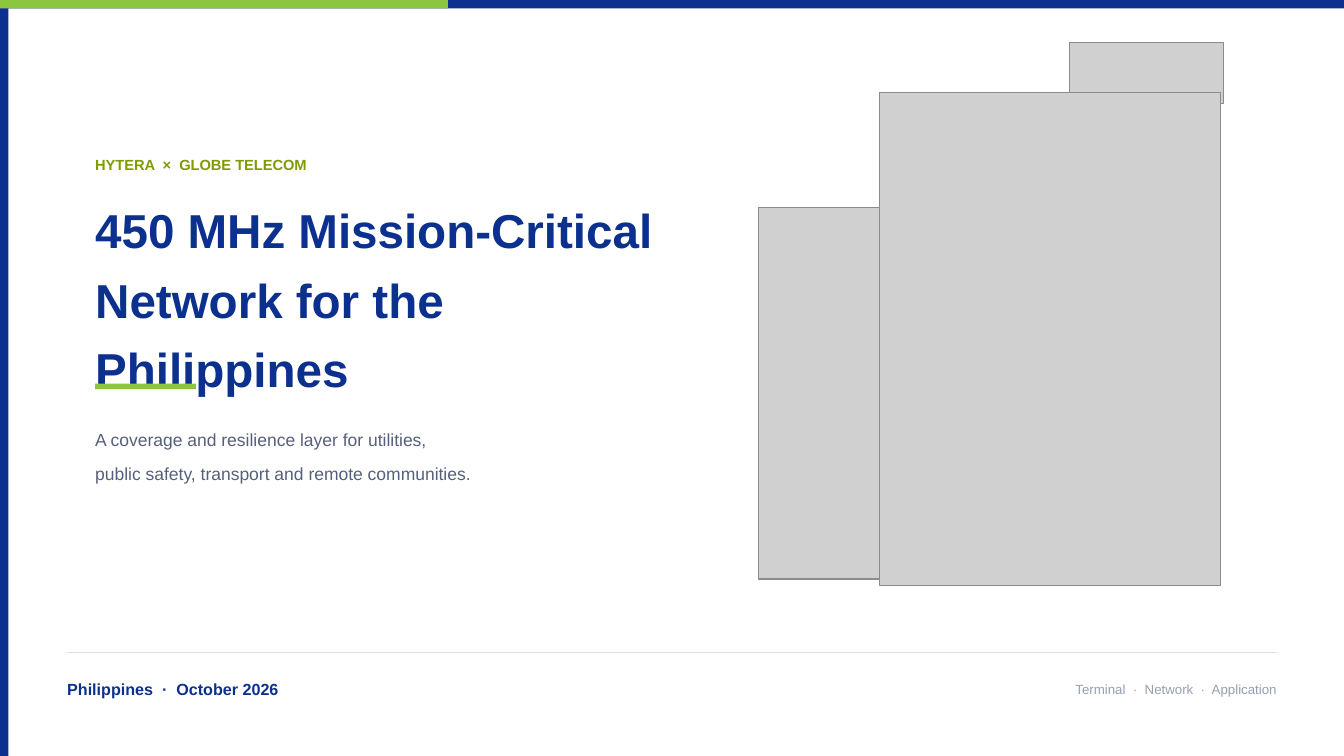
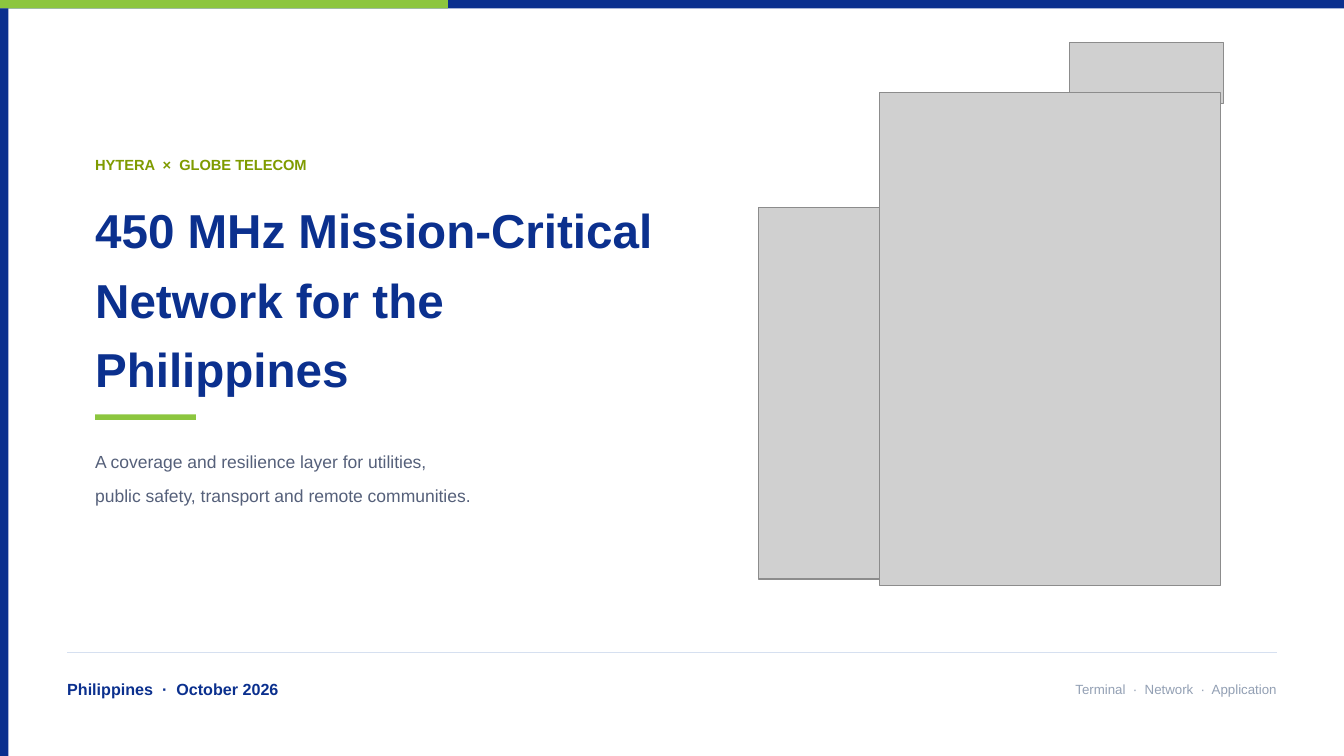
Before and after one commit to mearneste4-max/Philippines-450M, a slide deck: slide 1 of 01_交付物/菲律宾450M方案_v7.pptx. Drawn at 1344x756 pixels with LibreOffice and Linux fonts; fonts in the diff are those of the drawing; grey boxes stand for pictures. Boxes give left, top, right and bottom in pixels: in the first picture for what was removed or moved away, otherwise in the second. Text is boxed around its words. In the diff, an @@ line names an element or a change of style, - is before the commit and + after.

```diff
--- a/01_交付物/菲律宾450M方案_v7.pptx
+++ b/01_交付物/菲律宾450M方案_v7.pptx
@@ rectangle: place and size @@
-rectangle at [95, 384, 196, 390]
+rectangle at [95, 414, 196, 420]
@@ text "A coverage and resilience layer ...": place and size @@
-text "A coverage and resilience layer ..." at [95, 433, 471, 484]
+text "A coverage and resilience layer ..." at [95, 455, 471, 506]
```
Also in this commit, not shown: 14 other slides changed, 40 other files.
